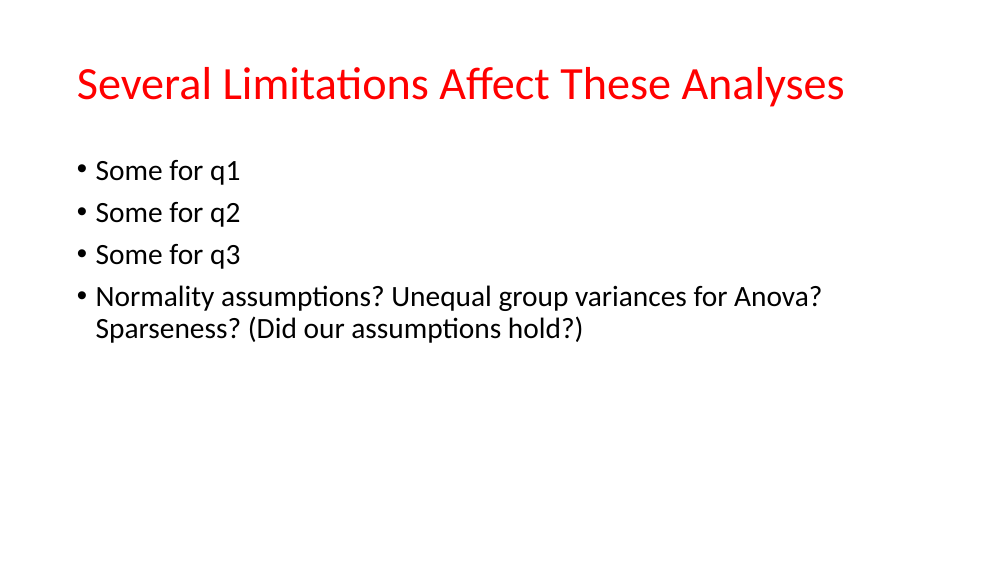
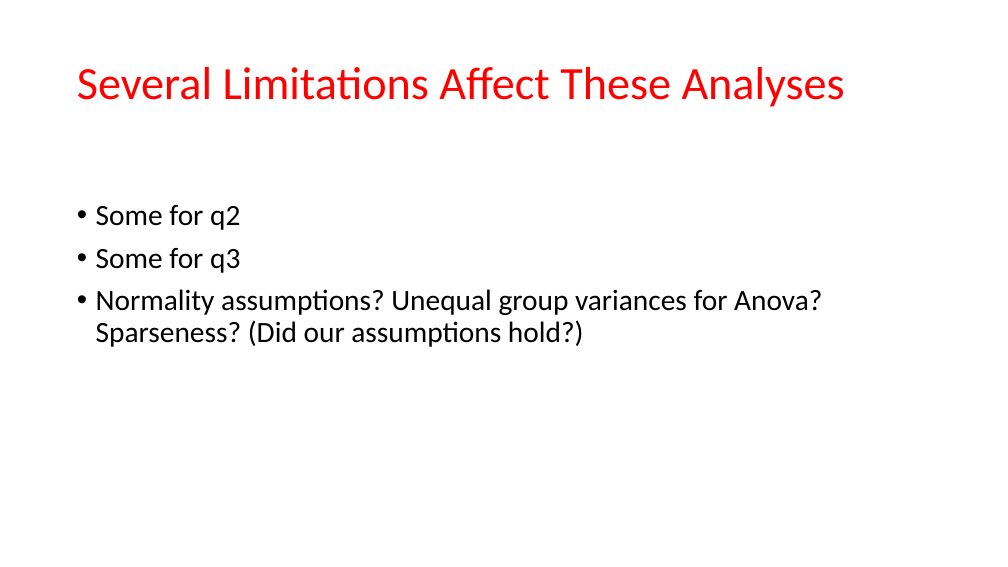
Before and after one commit to MatthewCodes/557_Final_Project, a slide deck: slide 14 of Presentation/Final Presentation.pptx (slide 13 before the commit). Drawn at 1008x567 pixels with LibreOffice and Linux fonts; fonts in the diff are those of the drawing. Boxes give left, top, right and bottom in pixels: in the first picture for what was removed or moved away, otherwise in the second. Text is boxed around its words. In the diff, an @@ line names an element or a change of style, - is before the commit and + after.

```diff
--- a/Presentation/Final Presentation.pptx
+++ b/Presentation/Final Presentation.pptx
@@ text at box(96, 160, 240, 185): paragraph removed @@
-• Some for q1
```
Also in this commit, not shown: 2 other slides changed, 2 slides added, 1 slide removed, 5 other files.
